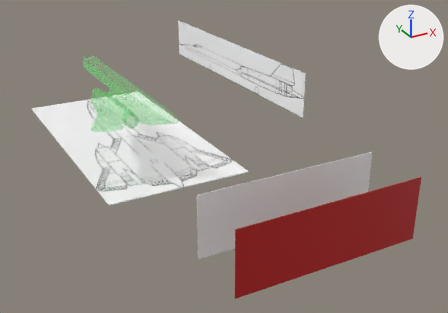
The Blender file sr-71/sr-71-ext.blend as it was, and as the next commit left it.
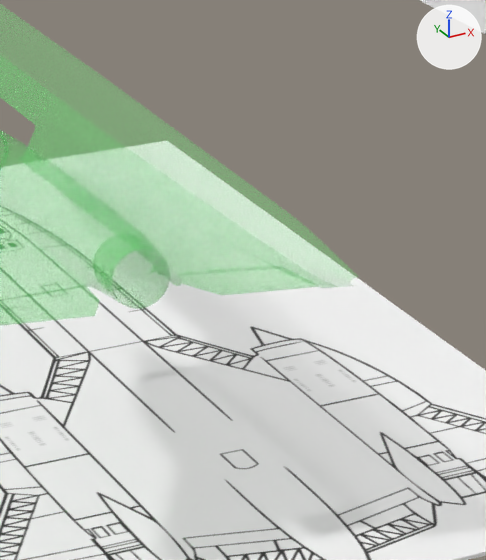
There are two pictures of each version: one whole from a 50 mm camera at (-26.6, -76.2, 26.9) aimed at (6.3, -16.3, -3.1), one close up on the part from 23% to 46% of the width and 19% to 59% of the height. Lighting does not change. The marker at upper right points along +X, +Y and +Z.

Before the edit, the objects in view are built like this:
```python
me_cube_003 = bpy.data.meshes.new('Cube.003')
me_cube_003.from_pydata(...)  # 12 vertices, 9 faces; spans x -3.2..3.2, y -13.4..13.4, z -6.4..6.4
me_cube_003.materials.append(mat_blueprint_material)  # picture img_left_1062x179_png
me_cylinder_001 = bpy.data.meshes.new('Cylinder.001')
me_cylinder_001.from_pydata(...)  # 1554 vertices, 1514 faces; spans x -6.86..0.0, y -10.34..2.99, z -0.98..0.96
# faces by material slot: [1494, 20]
me_cylinder_001.materials.append(mat_modeling_material_001)  # green #6ee779
me_cylinder_001.materials.append(mat_material_001)  # white #e7e7e7
me_cylinder_003 = bpy.data.meshes.new('Cylinder.003')
me_cylinder_003.from_pydata(...)  # 34 vertices, 32 faces; spans x -2.68..-0.42, y -9.88..-8.98, z -0.29..-0.18
me_cylinder_003.materials.append(mat_modeling_material_001)  # green #6ee779
ob_cylinder = bpy.data.objects.new('Cylinder', me_cylinder_001)
ob_cylinder.location = (0.0, 9.55, 2.74)
ob_cylinder.scale = (1.26, 2.65, 1.0)
ob_cylinder_002 = bpy.data.objects.new('Cylinder.002', me_cylinder_003)
ob_cylinder_002.location = (0.0, 9.55, 2.74)
ob_cylinder_002.scale = (1.26, 2.65, 1.0)
ob_left_blueprint = bpy.data.objects.new('left blueprint', me_cube_003)
ob_left_blueprint.location = (16.8, 0.48, 3.26)
ob_left_blueprint.scale = (0.00789, 1.34, 0.44)
# also in view: 'top blueprint' at (0.0, 0.0, -5.0); 'Cylinder.001' at (-7.1, -14.3, 2.3)
```
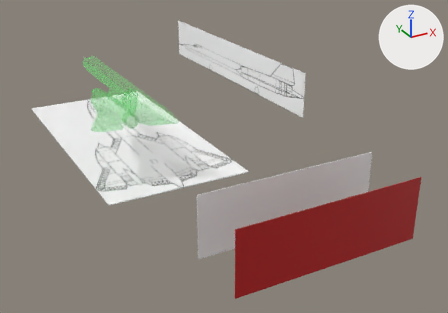
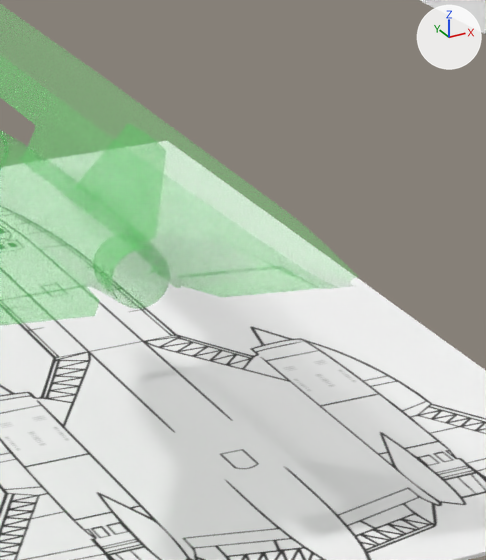
Changed parts and their boxes (x1, y1, x2, y2) in the close-ups (486 x 560 px; the box of a moved part takes in the faces that stretch with it):
part 1 of me_cylinder_001, moved or reshaped: before (121, 199, 353, 288); after (149, 199, 353, 289)
part 2 of me_cylinder_001, built on: before (60, 180, 133, 230); after (60, 123, 166, 242)

The edits, one by one:
me_cylinder_001 is used by ob_cylinder; location (0.0, 9.55, 2.74); scale (1.26, 2.65, 1.0).
me_cylinder_001 had 1554 vertices, 1514 faces and spanned x -6.86..0.0, y -10.34..2.99, z -0.98..0.96.
me_cylinder_001 now has 1640 vertices, 1598 faces and spans x -6.86..0.0, y -10.34..2.99, z -0.98..3.23.
Part 1, on me_cylinder_001:
5 vertices are removed from x -0.55..-0.42, y -9.88..-9.57, z -0.25..-0.02.
13 faces are deleted.
19 vertices in x -2.83..-0.42, y -9.88..-8.93, z -0.26..-0.18 move by (0.0, 0.0, -0.06).
10 vertices in x -2.9..-0.49, y -9.58..-6.67, z -0.51..0.2 move by (0.0, 0.0, -0.01).
9 vertices in x -2.9..0.0, y -9.88..-6.91, z -0.5..-0.06 move by (0.0, 0.0, -0.02).
7 vertices in x -2.78..-0.11, y -9.88..-8.28, z -0.33..-0.18 move by (0.0, 0.0, -0.03).
4 vertices in x -2.56..-0.43, y -9.88..-8.72, z -0.28..0.13 move by (0.0, 0.0, -0.04).
4 vertices in x -2.8..-2.0, y -9.06..-8.67, z -0.26..-0.18 move by (0.0, 0.0, -0.05).
7 vertices move from x -1.5..-0.4, y -9.88..-6.67, z -0.5..0.21 to x -1.5..-0.41, y -9.88..-6.67, z -0.49..0.19.
5 vertices are added at (-0.54, -9.58, -0.09), (-0.52, -9.57, -0.26), (-0.52, -9.57, -0.28), (-0.42, -9.88, -0.28), (-0.42, -9.88, -0.26).
13 new faces join them, mat_modeling_material_001 (green #6ee779).
Part 2, on me_cylinder_001:
3 vertices are removed from x -3.36, y -8.67..-7.89, z 0.92..0.94.
8 faces are deleted.
89 vertices are added at x -3.43..-2.82, y -9.39..-7.31, z 0.89..3.23.
92 new faces join them, mat_modeling_material_001 (green #6ee779).
